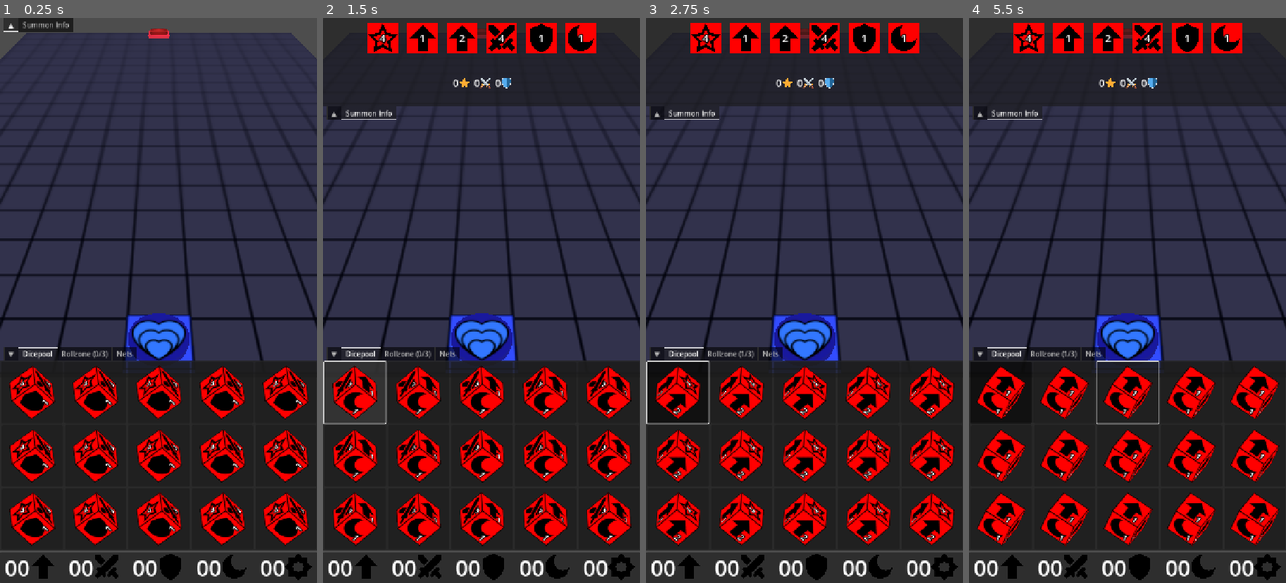
Above: before the commit, frames 1-4 (left to right).
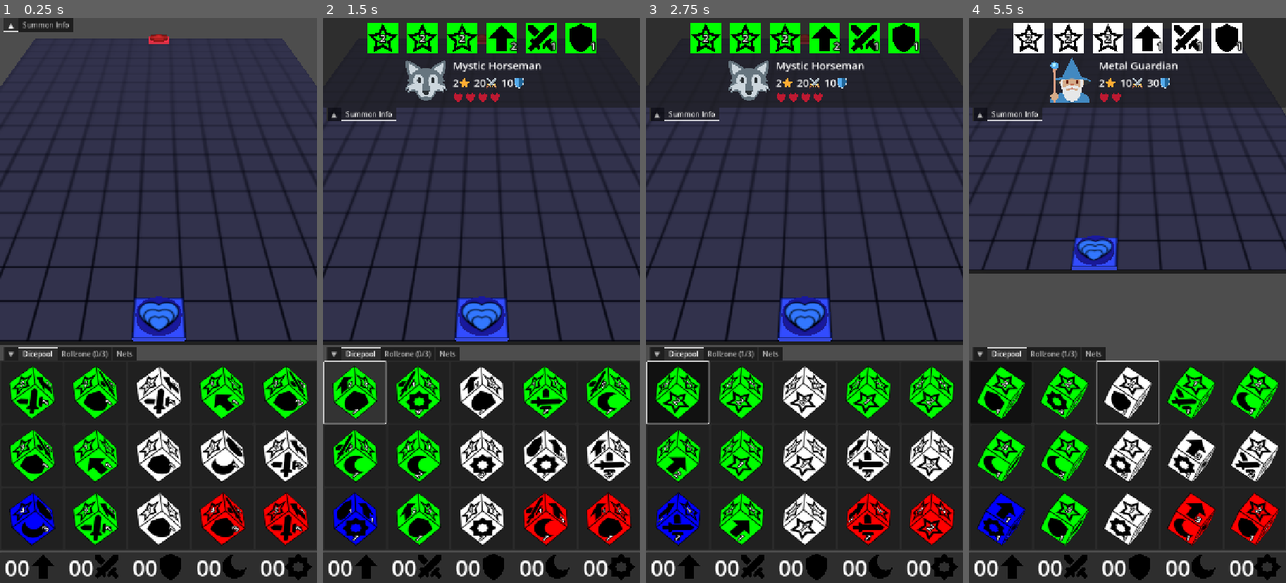
Above: after the commit, the same moments.

Repository: francocurotto/DDMre
Game: Godot game, scene res://scenes/duel.tscn
The game is run twice, just before and just after one commit, with the same random seed, the same clock (stepped at 60 frames per second) and the same inputs. The engine's default icon, where the game draws it, is replaced by a stand-in: a white triangle on a blue panel in a dark square.
Inputs (mouse positions are in pixels of both pictures, inside the frame that each line leads up to):
- Up to frame 1 (0.25 s): no input
- Up to frame 2 (1.5 s): click (354, 390) at 0.52 s; click (354, 390) at 1.27 s
- Up to frame 3 (2.75 s): click (677, 390) at 2.02 s
- Up to frame 4 (5.5 s): move the mouse to (1197, 272) at 2.77 s; click (1197, 272) at 2.92 s; drag from (1064, 328) to (1111, 413) at 3.52 s; move the mouse to (1159, 176) at 4.27 s; click (1159, 176) at 4.42 s; drag from (1111, 413) to (1032, 215) at 5.02 s

The runs differ from the first frame. In frame 1, 21% of the frame differs, in the area x 0-100%, y 1-94%; in frame 2, 24%; in frame 3, 25%; in frame 4, 32%, in the area x 0-100%, y 0-94%.
Error before the commit: Parse Error: Function "rotate_dimdice_clockwise()" not found in base self. (res://scenes/player_gui/dungeon_gui/dungeon_gui.gd:46)

Commit message:
progress in dimension

Diff:
--- a/source/globals/net.gd
+++ b/source/globals/net.gd
@@ -17,6 +17,8 @@
 #endregion
 
 #region public variables
+var rotation = 0
+var orientation = false
 var offset
 var type:
 	set(_type):
@@ -25,11 +27,34 @@
 var coordinates:
 	get():
 		var coor = NETCOORS[type]
-		coor = set_offset(coor)
+		coor = apply_rotation(coor)
+		coor = apply_orientation(coor)
+		coor = apply_offset(coor)
 		return coor
 #endregion
 
+#region public functions
+func rotate_clockwise():
+	rotation = posmod(rotation+1, 4)
+
+func rotate_counter_clockwise():
+	rotation = posmod(rotation-1, 4)
+
+func flip():
+	orientation = not orientation
+#endregion
+
 #region private functions
-func set_offset(coor):
-	return coor.map(func(x): return x+offset)
+func apply_offset(coor):
+	return coor.map(func(v): return v+offset)
+
+func apply_rotation(coor):
+	for i in rotation:
+		coor = coor.map(func(v): return Vector2i(v.y,-v.x))
+	return coor
+
+func apply_orientation(coor):
+	if orientation:
+		coor = coor.map(func(v): return Vector2i(v.x, -v.y))
+	return coor
 #endregion
--- a/source/scenes/duel.tscn
+++ b/source/scenes/duel.tscn
@@ -10,7 +10,7 @@
 [node name="Dungeon" parent="." instance=ExtResource("2_j5jx5")]
 
 [node name="Camera3D" type="Camera3D" parent="."]
-transform = Transform3D(1, 0, 0, 0, 0.671617, 0.740898, 0, -0.740898, 0.671617, 0, 4.5871, 3.22603)
+transform = Transform3D(1, 0, 0, 0, 0.647202, 0.762318, 0, -0.762318, 0.647202, 0, 5.86023, 4.42432)
 
 [node name="DirectionalLight3D" type="DirectionalLight3D" parent="."]
 transform = Transform3D(1, 0, 0, 0, 0.684331, 0.729172, 0, -0.729171, 0.684332, 0, 8.089, 6.504)
--- a/source/scenes/dungeon/dungeon.gd
+++ b/source/scenes/dungeon/dungeon.gd
@@ -1,7 +1,7 @@
 extends Node3D
 
 #region constants
-const DIMDICE_POS = Vector3(0, 1, -3)
+const DIMDICE_POS = Vector3(0, 2, -3)
 #endregion
 
 #region private variables
@@ -35,7 +35,7 @@
 func dungeon_touch(tile) -> void:
 	if dimdice:
 		dimtile = tile
-		dimdice.position = dimtile.global_position + Vector3(0,1,0)
+		dimdice.position = dimtile.global_position + Vector3(0,2,0)
 		set_dimnet()
 
 func set_dimnet():
--- a/source/scenes/player_gui/dungeon_gui/dungeon_gui.gd
+++ b/source/scenes/player_gui/dungeon_gui/dungeon_gui.gd
@@ -10,6 +10,7 @@
 
 #region private variables
 var touched_dice
+var first_drag = false
 var dragging = false
 #endregion
 
@@ -18,12 +19,15 @@
 	if get_global_rect().has_point(event.position):
 		if event is InputEventScreenTouch and event.pressed:
 			touched_dice = Globals.dungeon.get_touched_object(event, Globals.LAYERS.DICE)
+			first_drag = true
 		if event is InputEventScreenDrag:
 			dragging = true
 			input_drag(event)
+			first_drag = false
 		elif event is InputEventScreenTouch and not event.pressed:
 			if not dragging: # check if it was not dragging input
 				input_touch(event)
+			first_drag = false
 			dragging = false
 			touched_dice = null
 #endregion
@@ -42,14 +46,32 @@
 
 func drag_dice(event):
 	var angle = event.velocity.angle()
-	if angle <= -3/4*PI or 3/4*PI < angle:
-		rotate_dimdice_clockwise()
-	elif -1/4*PI <= angle and angle < 1/4*PI:
-		rotate_dimdice_counter_clockwise()
-	elif 1/4*PI <= angle and angle < 3/4*PI:
-		flip_dimdice()
+	if angle <= -0.75*PI or 0.75*PI < angle:
+		if first_drag:
+			rotate_dimdice_counter_clockwise()
+	elif -0.25*PI <= angle and angle < 0.25*PI:
+		if first_drag:
+			rotate_dimdice_clockwise()
+	elif 0.25*PI <= angle and angle < 0.75*PI:
+		if first_drag:
+			flip_dimdice()
 	else:
 		move_dimdice()
+
+func rotate_dimdice_clockwise():
+	Net.rotate_clockwise()
+	Globals.dungeon.set_dimnet()
+
+func rotate_dimdice_counter_clockwise():
+	Net.rotate_counter_clockwise()
+	Globals.dungeon.set_dimnet()
+
+func flip_dimdice():
+	Net.flip()
+	Globals.dungeon.set_dimnet()
+
+func move_dimdice():
+	pass
 
 func move_camera(event):
 	var movement = Vector3(event.velocity.x, 0, event.velocity.y)
